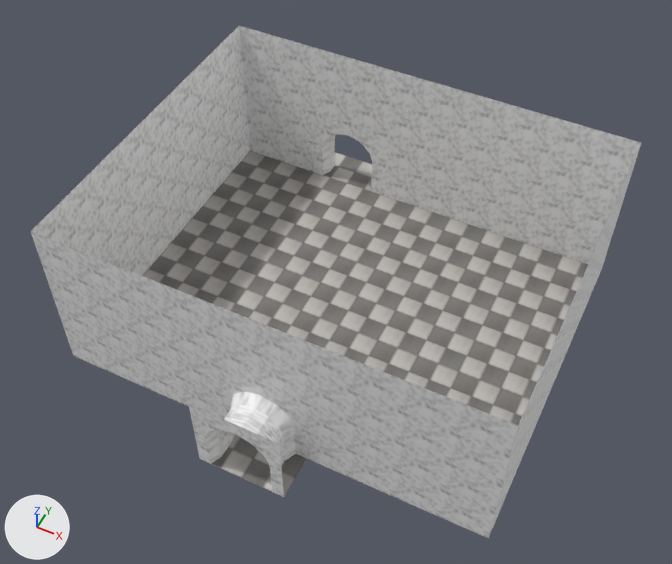
Two versions of the glTF model assets/Art/Models/Room12.glb, one commit apart.
Both versions are drawn from a 50 mm camera at (1.1, -55.86, 16.93) aimed at (-5.04, -43.57, 1.56). The lights are fixed; the arrows at lower left show +X, +Y and +Z. The picture after the commit comes second. Where no turn or scale is listed for an object, it has been applied to the vertices. Vertices at exactly the same position are counted once.

The older version as bpy lines, for what is in view:
```python
me_mesh_026 = bpy.data.meshes.new('Mesh.026')
me_mesh_026.from_pydata(...)  # 105 vertices, 168 faces; spans x -10.0..0.0, y -48.0..-38.0, z 0.0
me_mesh_026.materials.append(mat_tiles)
# before: 16 (-6.0, -39.0, 0.0) at pixel (380, 194), 17 (-8.0, -39.0, 0.0) at pixel (313, 172), 23 (-7.0, -39.0, 0.0) at pixel (346, 183), 102 (-7.0, -38.0, 0.0) at pixel (362, 161), 103 (-8.0, -38.0, 0.0)
# before: 104 (-6.0, -38.0, 0.0)
# before: 99 (-6.0, -48.0, 0.0) at pixel (199, 458), 100 (-4.0, -48.0, 0.0) at pixel (284, 497), 101 (-5.0, -48.0, 0.0) at pixel (241, 477)
me_mesh_027 = bpy.data.meshes.new('Mesh.027')
me_mesh_027.from_pydata(...)  # 255 vertices, 410 faces; spans x -10.0..0.0, y -48.0..-38.5, z 0.0..4.0
me_mesh_027.materials.append(mat_marble)
ob_room12floor = bpy.data.objects.new('Room12Floor', me_mesh_026)
ob_room12floor.location = (0.0, 0.0, 0.0)
ob_room12walls = bpy.data.objects.new('Room12Walls', me_mesh_027)
ob_room12walls.location = (0.0, 0.0, 0.0)
```
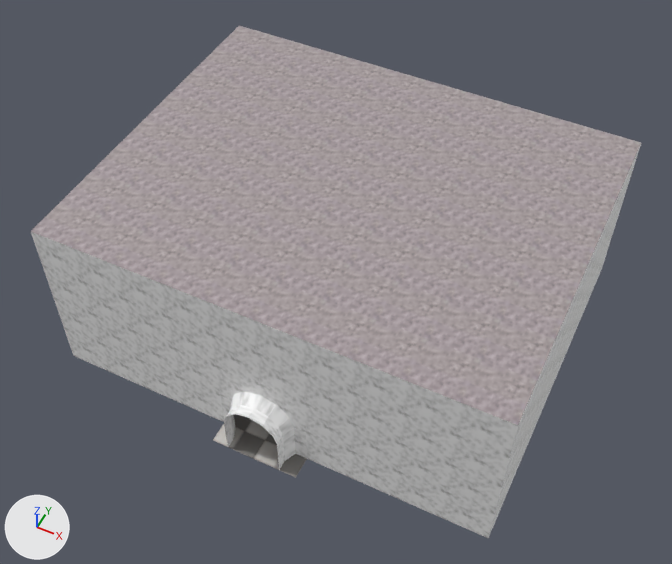
Patch to the scene script:
```diff
--- a/assets/Art/Models/Room12.glb.py
+++ b/assets/Art/Models/Room12.glb.py
@@ img_stone @@
+img_stone = load_image('Stone', '_unpacked/Stone', 32, 32, 'sRGB')
@@ mat_stone @@
+mat_stone = bpy.data.materials.new('Stone')
+# uses the picture img_stone
@@ me_mesh_026 @@
 # used by ob_room12floor; location = (0.0, 0.0, 0.0)
 # verts and faces of me_mesh_026; kept vertices keep their numbers, new ones are numbered from 105
-me_mesh_026.from_pydata(...)  # 105 vertices, 168 faces; spans x -10.0..0.0, y -48.0..-38.0, z 0.0
+me_mesh_026.from_pydata(...)  # 120 vertices, 176 faces; spans x -10.0..0.0, y -47.5..-38.5, z 0.0
+# me_mesh_026 part 1
+# 9 vertices are removed from x -6.0..-4.0, y -44.0..-42.0, z 0.0
+# 38 faces are deleted
+# 24 vertices are added at x -6.78..-3.34, y -44.71..-41.27, z 0.0
+# 46 new faces join them
+# me_mesh_026 part 2
+delete_vertices([102, 103, 104])  # with the faces that use them
+for new, old in zip([105, 106, 107], [16, 17, 23]): verts[new] = verts[old] + (0.0, 0.5, 0.0)
+faces += [(23, 107, 106), (17, 23, 106), (16, 105, 107), (16, 107, 23)]
+# me_mesh_026 part 3
+for i in [99, 100, 101]: verts[i] += (0.0, 0.5, 0.0)
 me_mesh_026.materials.append(mat_tiles)
@@ me_mesh_027 @@
 # used by ob_room12walls; location = (0.0, 0.0, 0.0)
-me_mesh_027.from_pydata(...)  # 255 vertices, 410 faces; spans x -10.0..0.0, y -48.0..-38.5, z 0.0..4.0
+me_mesh_027.from_pydata(...)  # 230 vertices, 364 faces; spans x -10.0..0.0, y -47.5..-38.5, z 0.0..4.0
+# me_mesh_027 part 4
+# 25 vertices are removed from x -6.0..-4.0, y -48.0..-47.75, z 0.0..2.0
+# 46 faces are deleted
 me_mesh_027.materials.append(mat_marble)
@@ me_mesh_131 @@
+me_mesh_131.from_pydata(...)  # 99 vertices, 160 faces; spans x -10.0..0.0, y -47.0..-39.0, z 4.0
+me_mesh_131.materials.append(mat_stone)
@@ ob_ceiling_017 @@
+ob_ceiling_017 = bpy.data.objects.new('Ceiling.017', me_mesh_131)
+ob_ceiling_017.location = (0.0, 0.0, 0.0)
```

Boxes [x1, y1, x2, y2] around the edits, measured in the pictures (672 x 564 px; the box of a moved part takes in the faces that stretch with it):
'Ceiling.017', added: after [31, 26, 641, 425]
'Room12Walls', reshaped: before [31, 26, 641, 538]; after [31, 145, 641, 538]
'Room12Floor', reshaped: before [143, 151, 588, 496]; after [213, 414, 307, 478]
part 1 of me_mesh_026, moved or reshaped (not visible afterwards): before [212, 218, 458, 397]
part 2 of me_mesh_026, moved or reshaped (not visible afterwards): before [324, 152, 372, 191]
part 3 of me_mesh_026, moved or reshaped: before [211, 434, 307, 496]; after [213, 424, 307, 478]
part 4 of me_mesh_027, deleted: before [188, 404, 284, 497]
